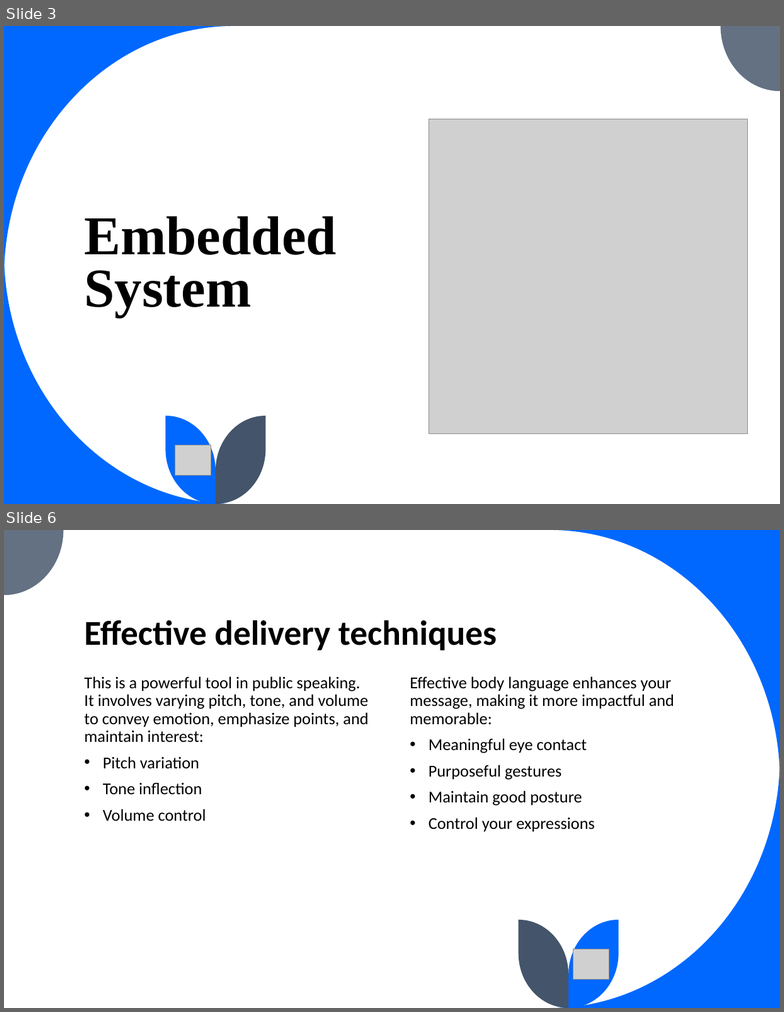
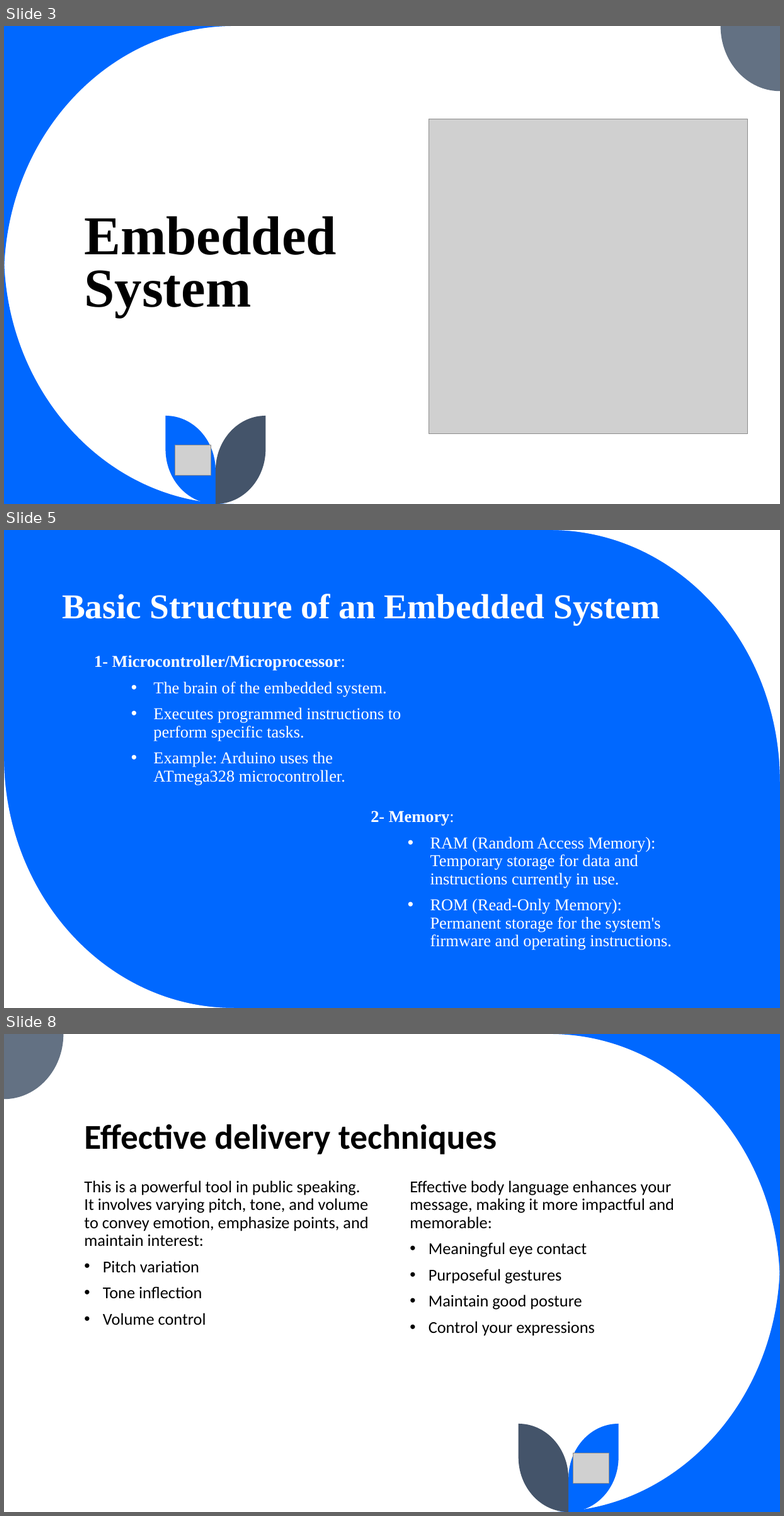
Before and after one commit to qossayrida/kakush, a slide deck: Arduino_Course/Arduino.pptx. Shown one above the other, each under a label of ours: slides 3 and 6 before the commit, slides 3, 5 and 8 after it; the slides between them are not shown. The pictures are 784x1012 and 784x1516 pixels, drawn with LibreOffice and Linux fonts; fonts in the diff are those of the drawing; grey boxes stand for pictures. Boxes give left, top, right and bottom in pixels: in the first picture for what was removed or moved away, otherwise in the second. Text is boxed around its words. In the diff, an @@ line names an element or a change of style, - is before the commit and + after.

Commit message:
Add Embedded System to slide

```diff
--- a/Arduino_Course/Arduino.pptx
+++ b/Arduino_Course/Arduino.pptx
@@ slide 5 added at [4,530,780,1008], background #0068FF @@
@@ freeform shape added at [550,530,780,781], fill #FFFFFF @@
@@ title added at [62,594,660,625], 42 pt, text #FFFFFF, bold @@
+Basic Structure of an Embedded System
@@ text added at [94,655,401,785], 20 pt, text #FFFFFF @@
+1- Microcontroller/Microprocessor:
+  • The brain of the embedded system.
+  • Executes programmed instructions to perform specific tasks.
+  • Example: Arduino uses the ATmega328 microcontroller.
@@ freeform shape added at [4,756,234,1008], fill #FFFFFF @@
@@ text added at [371,810,671,950], 20 pt, text #FFFFFF @@
+2- Memory:
+  • RAM (Random Access Memory): Temporary storage for data and instructions currently in use.
+  • ROM (Read-Only Memory): Permanent storage for the system's firmware and operating instructions.
@@ what was slide 6 is now slide 8 @@
```
Also in this commit, not shown: 3 other slides added, 2 slides removed.
